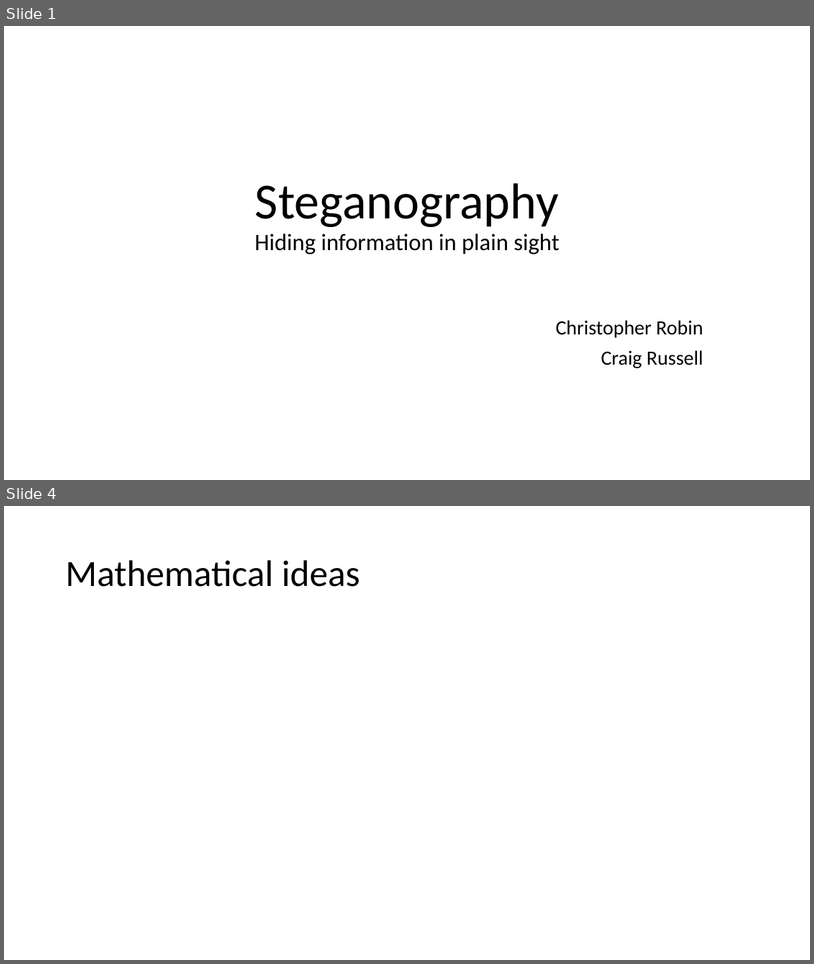
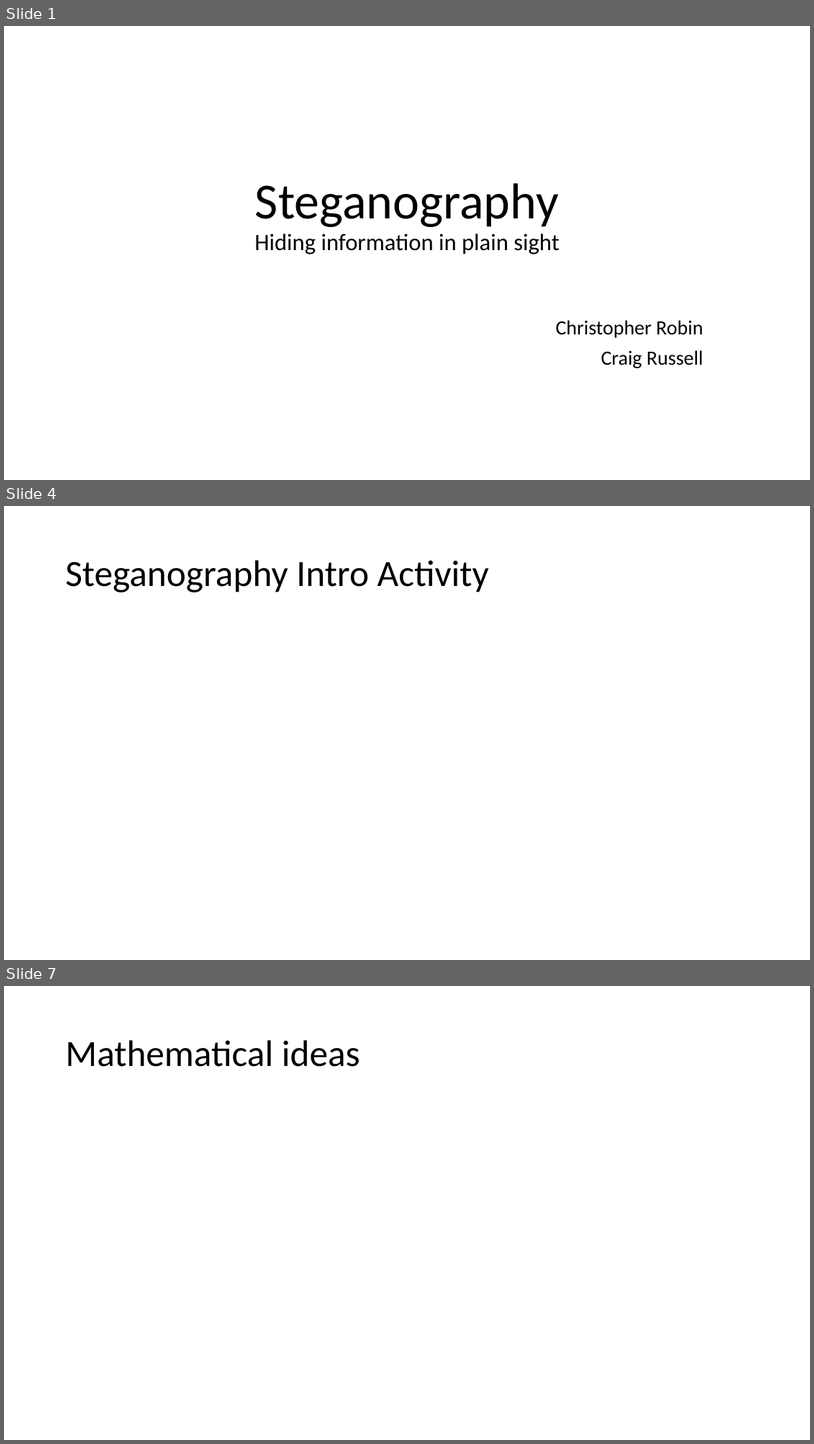
Before and after one commit to crussell2021/SteganographyProject, a slide deck: Documents/Presentation.pptx. Shown one above the other, each under a label of ours: slides 1 and 4 before the commit, slides 1, 4 and 7 after it; the slides between them are not shown. The pictures are 814x964 and 814x1444 pixels, drawn with LibreOffice and Linux fonts; fonts in the diff are those of the drawing. Boxes give left, top, right and bottom in pixels: in the first picture for what was removed or moved away, otherwise in the second. Text is boxed around its words. In the diff, an @@ line names an element or a change of style, - is before the commit and + after.

```diff
--- a/Documents/Presentation.pptx
+++ b/Documents/Presentation.pptx
@@ slide 4 added at <box>4,506,810,960</box>, background #FFFFFF @@
@@ title added at <box>65,560,489,592</box>, 44 pt, text #000000 @@
+Steganography Intro Activity
@@ what was slide 4 is now slide 7 @@
```
Also in this commit, not shown: 2 slides changed, 2 other slides added, 1 other file.
